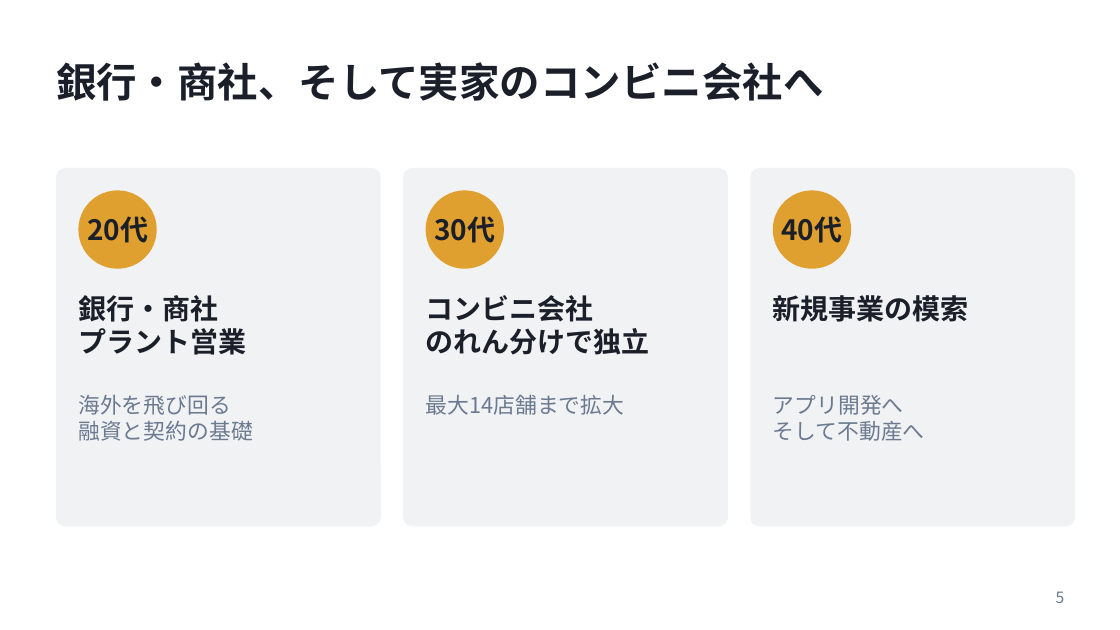
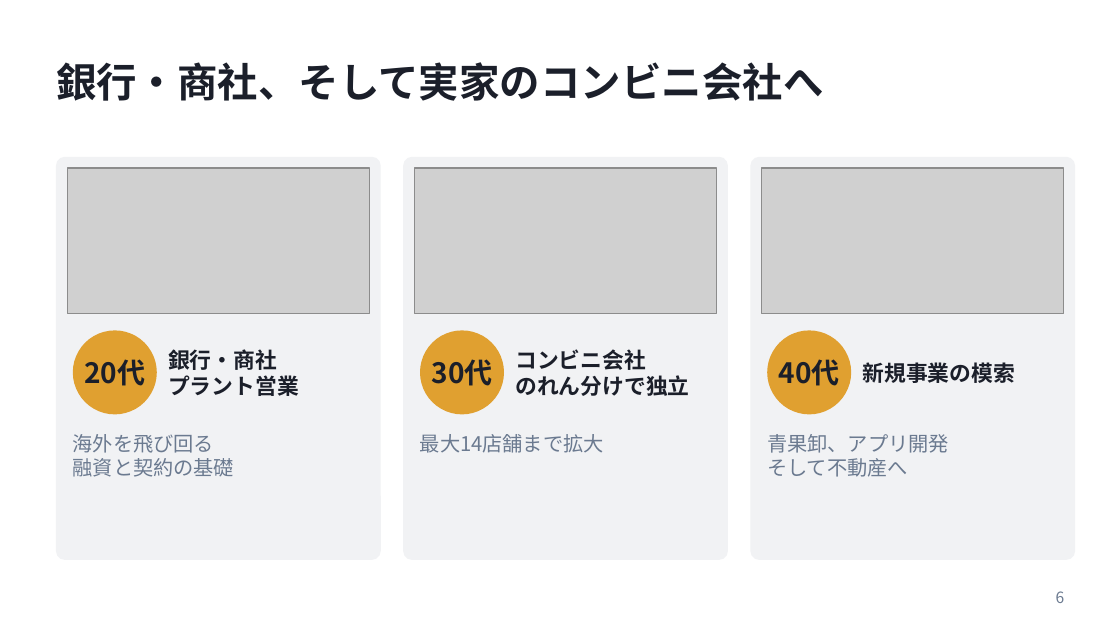
Before and after one commit to daisuke2009/avatars1, a slide deck: slide 6 of presentations/20261023_弱者の戦略_発表資料.pptx (slide 5 before the commit). Drawn at 1120x630 pixels with LibreOffice and Linux fonts; fonts in the diff are those of the drawing; grey boxes stand for pictures. Boxes give left, top, right and bottom in pixels: in the first picture for what was removed or moved away, otherwise in the second. Text is boxed around its words. In the diff, an @@ line names an element or a change of style, - is before the commit and + after.

```diff
--- a/presentations/20261023_弱者の戦略_発表資料.pptx
+++ b/presentations/20261023_弱者の戦略_発表資料.pptx
@@ rounded rectangle: place and size @@
-rounded rectangle at (56, 168, 381, 526)
+rounded rectangle at (56, 157, 381, 560)
@@ picture added at (67, 168, 370, 314) @@
@@ rounded rectangle: place and size @@
-rounded rectangle at (403, 168, 728, 526)
+rounded rectangle at (403, 157, 728, 560)
@@ picture added at (414, 168, 717, 314) @@
@@ rounded rectangle: place and size @@
-rounded rectangle at (750, 168, 1075, 526)
+rounded rectangle at (750, 157, 1075, 560)
@@ picture added at (762, 168, 1064, 314) @@
@@ text "20代": place and size @@
-text "20代" at (87, 216, 148, 243)
+text "20代" at (84, 359, 145, 386)
@@ ellipse: place and size @@
-ellipse at (78, 190, 157, 269)
+ellipse at (73, 330, 157, 414)
@@ text "銀行・商社": place and size @@
-text "銀行・商社" at (78, 295, 246, 355)
+text "銀行・商社" at (168, 349, 299, 396)
@@ text "30代": place and size @@
-text "30代" at (434, 216, 495, 243)
+text "30代" at (432, 359, 493, 386)
@@ ellipse: place and size @@
-ellipse at (426, 190, 504, 269)
+ellipse at (420, 330, 504, 414)
@@ text "コンビニ会社": place and size @@
-text "コンビニ会社" at (426, 295, 650, 355)
+text "コンビニ会社" at (515, 349, 689, 396)
@@ text "40代": place and size @@
-text "40代" at (781, 216, 842, 243)
+text "40代" at (779, 359, 840, 386)
@@ ellipse: place and size @@
-ellipse at (773, 190, 851, 269)
+ellipse at (767, 330, 851, 414)
@@ size 18 to 14 pt; vertical alignment top to middle in 3 elements at (168, 349, 299, 396), (515, 349, 689, 396), (862, 362, 1015, 383) @@
@@ text "新規事業の模索": place and size @@
-text "新規事業の模索" at (773, 295, 969, 322)
+text "新規事業の模索" at (862, 362, 1015, 383)
@@ text "海外を飛び回る" at (73, 434, 234, 477): size 14 to 13 pt @@
@@ text "海外を飛び回る": place and size @@
-text "海外を飛び回る" at (78, 395, 252, 441)
+text "海外を飛び回る" at (73, 434, 234, 477)
@@ text "最大14店舗まで拡大": place and size @@
-text "最大14店舗まで拡大" at (426, 394, 625, 415)
+text "最大14店舗まで拡大" at (420, 434, 604, 453)
@@ text "最大14店舗まで拡大" at (420, 434, 604, 453): size 14 to 13 pt @@
@@ text at (767, 434, 949, 453): text changed; size 14 to 13 pt @@
-アプリ開発へ
+青果卸、アプリ開発
@@ text "青果卸、アプリ開発": place and size @@
-text "青果卸、アプリ開発" at (773, 395, 925, 441)
+text "青果卸、アプリ開発" at (767, 434, 949, 477)
@@ text at (767, 458, 908, 477): size 14 to 13 pt in "そして不動産へ" @@
@@ page number at (1056, 591, 1065, 603): text changed @@
-5
+6
```
Also in this commit, not shown: 6 other slides changed, 5 slides added.
